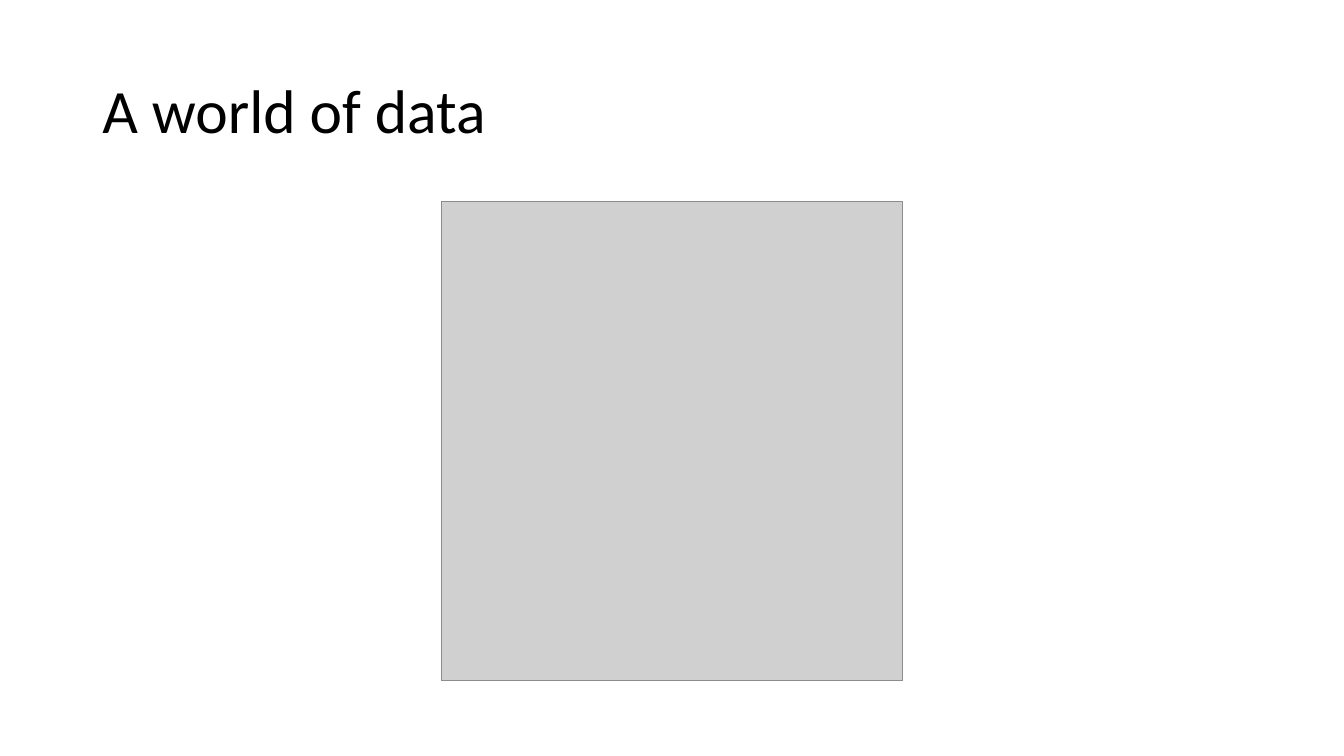
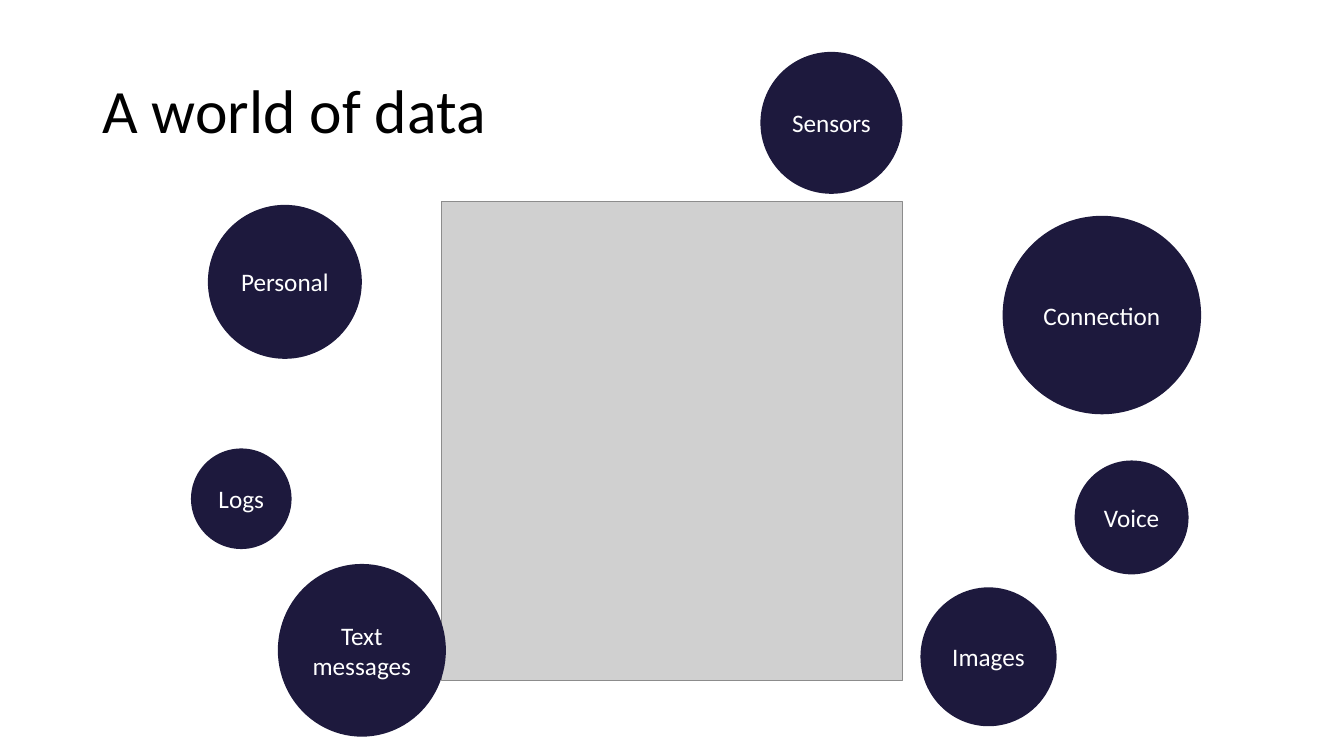
Before and after one commit to PRF-Development/DataAnalysisExtras, a slide deck: slide 2 of WhatIsDataAnalysis.pptx. Drawn at 1344x756 pixels with LibreOffice and Linux fonts; fonts in the diff are those of the drawing; grey boxes stand for pictures. Boxes give left, top, right and bottom in pixels: in the first picture for what was removed or moved away, otherwise in the second. Text is boxed around its words. In the diff, an @@ line names an element or a change of style, - is before the commit and + after.

Commit message:
added data types

```diff
--- a/WhatIsDataAnalysis.pptx
+++ b/WhatIsDataAnalysis.pptx
@@ ellipse added at <box>760,51,902,194</box>, fill #1D193D, 18 pt, text #FFFFFF @@
+Sensors
@@ ellipse added at <box>208,205,362,359</box>, fill #1D193D, 18 pt, text #FFFFFF @@
+Personal
@@ ellipse added at <box>1003,216,1202,414</box>, fill #1D193D, 18 pt, text #FFFFFF @@
+Connection
@@ ellipse added at <box>191,449,291,549</box>, fill #1D193D, 18 pt, text #FFFFFF @@
+Logs
@@ ellipse added at <box>1075,461,1189,575</box>, fill #1D193D, 18 pt, text #FFFFFF @@
+Voice
@@ ellipse added at <box>278,564,447,736</box>, fill #1D193D, 18 pt, text #FFFFFF @@
+Text messages
@@ ellipse added at <box>921,588,1057,727</box>, fill #1D193D, 18 pt, text #FFFFFF @@
+Images
```
